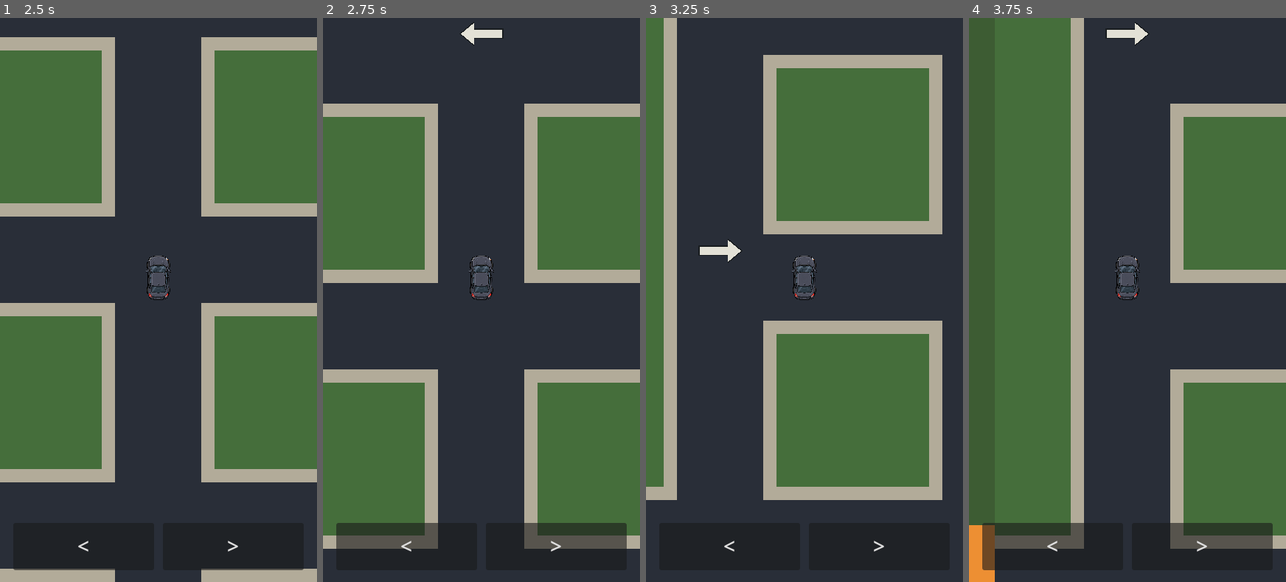
Above: before the commit, frames 1-4 (left to right).
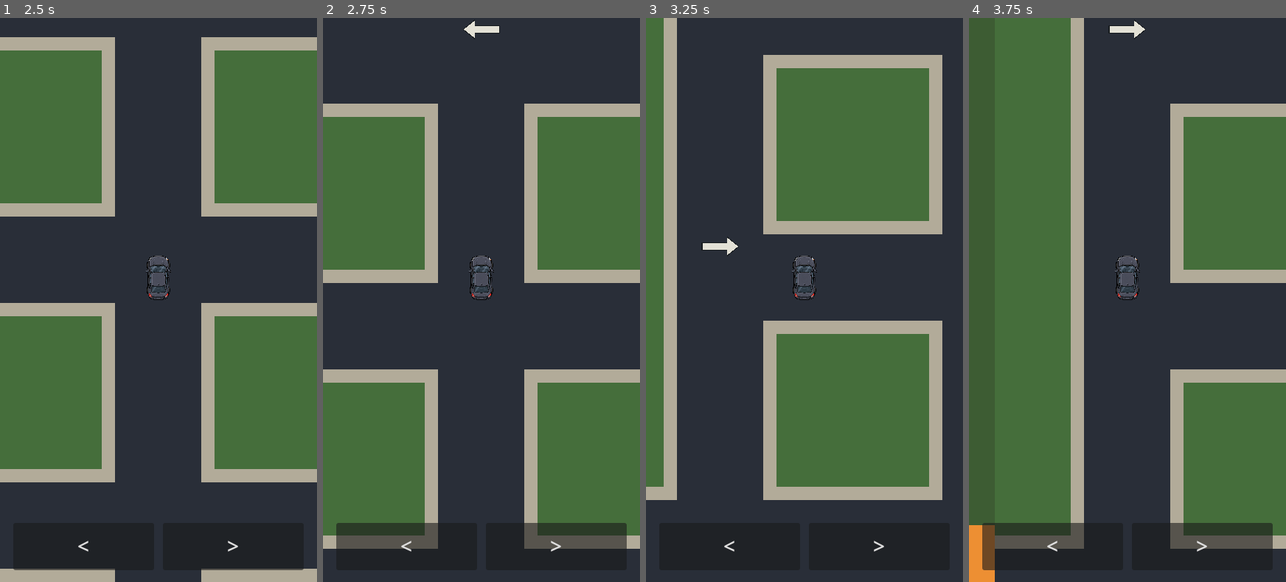
Above: after the commit, the same moments.

Repository: patrickcallahancomedy/comedian
Game: Godot game, scene res://scenes/drive/drive_module.tscn
Two runs of this game, one before a commit and one after it. Both use one fixed random seed, a clock stepped at 60 frames per second and the inputs below.
Inputs (mouse positions are in pixels of both pictures, inside the frame that each line leads up to):
- Up to frame 1 (2.5 s): click "START" at 0.5 s; tap Enter (ui_accept) at 1.25, 1.52 s; move the mouse to (228, 271) at 1.27 s; hold Right 1.28-2 s; tap Space at 1.35 s; click (228, 271) at 1.42 s; drag from (95, 328) to (142, 412) at 2.02 s
- Up to frame 2 (2.75 s): no input
- Up to frame 3 (3.25 s): move the mouse to (836, 175) at 2.77 s; hold Right from 2.78 s (still down); tap Space at 2.85 s
- Up to frame 4 (3.75 s): release Right at 3.5 s; drag from (1111, 412) to (1032, 215) at 3.52 s

Frame 1 is identical in both runs. In frame 2, 0.2% of the frame differs, in the area x 43-57%, y 0-5%; in frame 3, 0.2%, in the area x 16-31%, y 38-44%; in frame 4, 0.2%.

Commit message:
Tighten turn arrow placement and proportions

Diff:
--- a/godot/scripts/drive/drive_navigation.gd
+++ b/godot/scripts/drive/drive_navigation.gd
@@ -9,11 +9,11 @@
 
 const ARROW_COLOR := Color(0.96, 0.95, 0.90, 0.92)
 const ARROW_OUTLINE := Color(0.04, 0.05, 0.04, 0.55)
-const ARROW_LENGTH := 56.0
-const ARROW_SHAFT_HALF := 5.5
-const ARROW_HEAD_LENGTH := 18.0
-const ARROW_HEAD_HALF_HEIGHT := 15.0
-const ARROW_VERTICAL_OFFSET := -36.0
+const ARROW_LENGTH := 48.0
+const ARROW_SHAFT_HALF := 4.5
+const ARROW_HEAD_LENGTH := 15.0
+const ARROW_HEAD_HALF_HEIGHT := 12.0
+const ARROW_VERTICAL_OFFSET := -42.0
 
 @onready var drive = $"../CityMap"
 @onready var status_label: Label = $"../StatusLabel"
@@ -279,10 +279,10 @@
 	var outer := _arrow_polygon(
 		center,
 		horizontal,
-		ARROW_LENGTH + 4.0,
-		ARROW_SHAFT_HALF + 1.5,
-		ARROW_HEAD_LENGTH + 2.0,
-		ARROW_HEAD_HALF_HEIGHT + 2.0
+		ARROW_LENGTH + 3.0,
+		ARROW_SHAFT_HALF + 1.0,
+		ARROW_HEAD_LENGTH + 1.5,
+		ARROW_HEAD_HALF_HEIGHT + 1.5
 	)
 	var inner := _arrow_polygon(
 		center,
